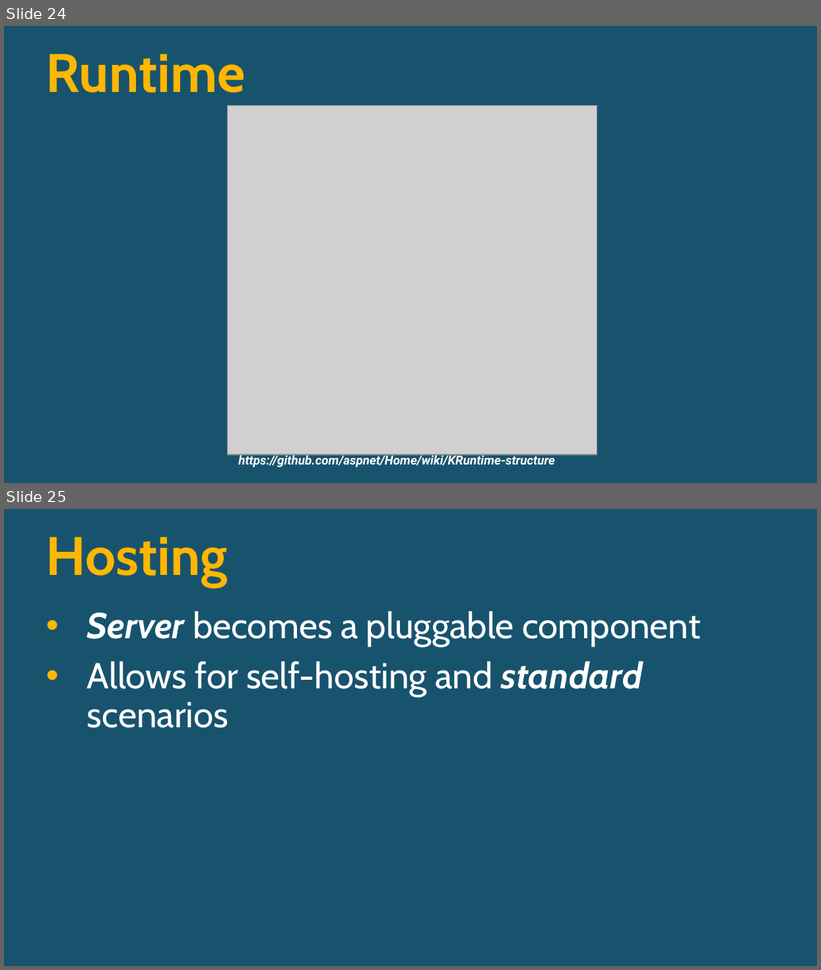
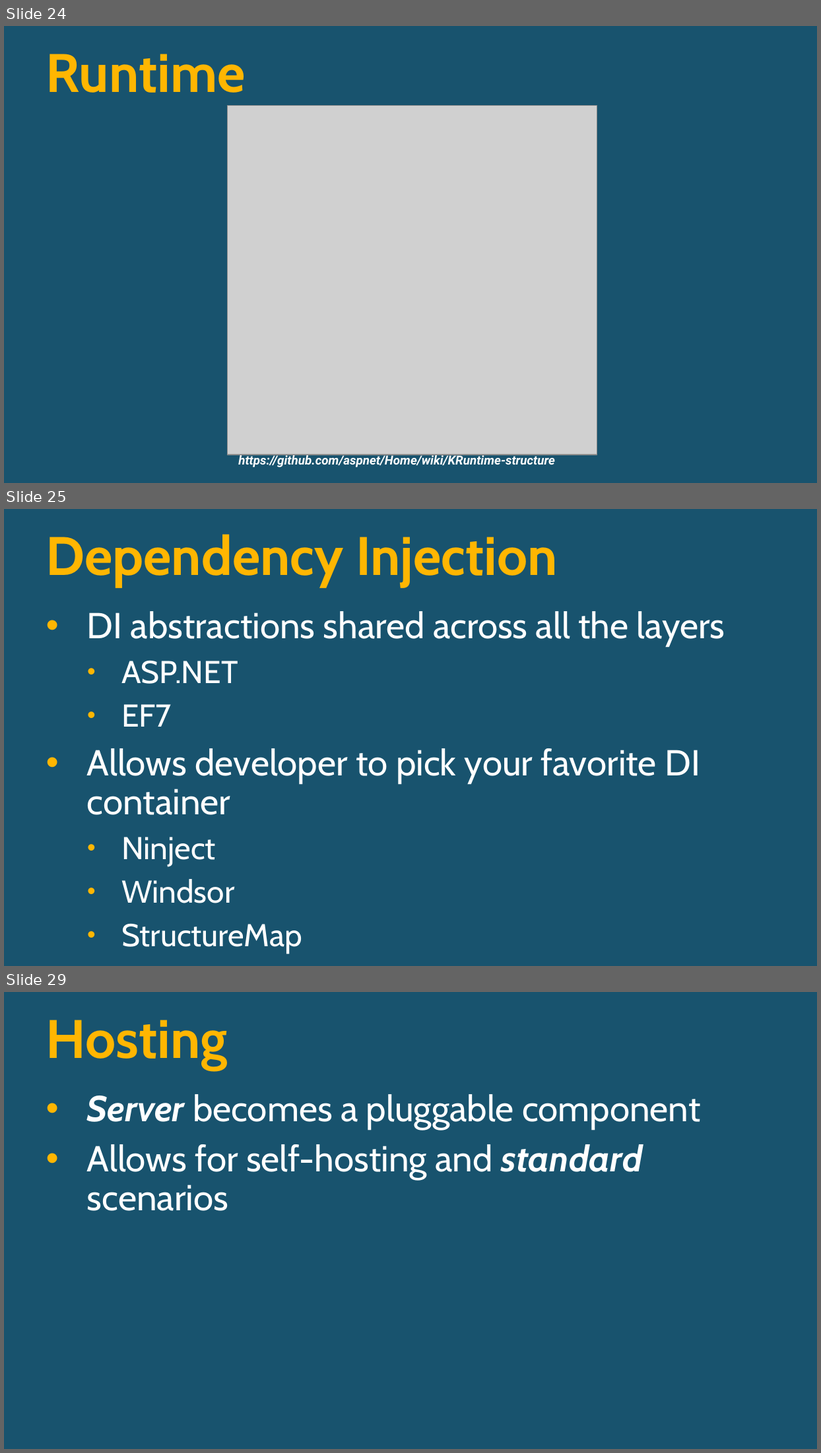
Before and after one commit to lozanotek/aspnet-vnext-unleashed, a slide deck: slides/ASPNETvNext.pptx. Shown one above the other, each under a label of ours: slides 24 and 25 before the commit, slides 24, 25 and 29 after it; the slides between them are not shown. The pictures are 821x970 and 821x1453 pixels, drawn with LibreOffice and Linux fonts; fonts in the diff are those of the drawing; grey boxes stand for pictures; background and template pictures are left out. Boxes give left, top, right and bottom in pixels: in the first picture for what was removed or moved away, otherwise in the second. Text is boxed around its words. In the diff, an @@ line names an element or a change of style, - is before the commit and + after.

```diff
--- a/slides/ASPNETvNext.pptx
+++ b/slides/ASPNETvNext.pptx
@@ slide 25 added at bbox=[4, 509, 817, 966], background picture (left out) @@
@@ title added at bbox=[46, 534, 558, 587], 48 pt, text #FFB601, bold @@
+Dependency Injection
@@ text added at bbox=[87, 611, 725, 954], 32 pt, text #FFFFFF @@
+• DI abstractions shared across all the layers
+  • ASP.NET
+  • EF7
+• Allows developer to pick your favorite DI container
+  • Ninject
+  • Windsor
+  • StructureMap
@@ what was slide 25 is now slide 29 @@
```
Also in this commit, not shown: 3 other slides added.
